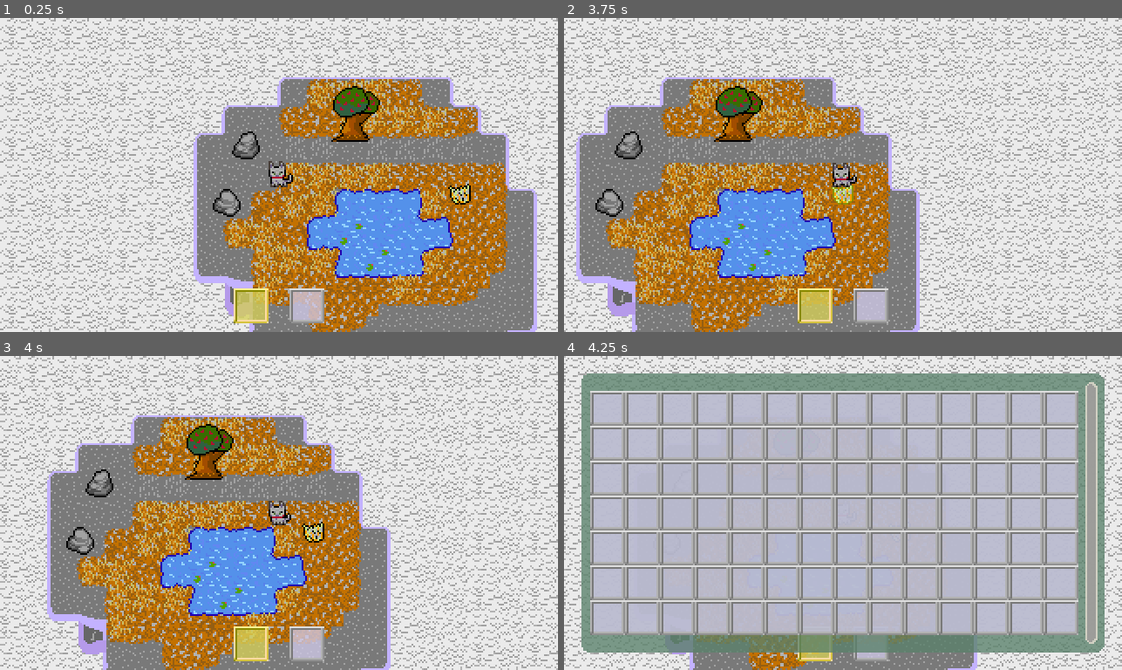
Above: before the commit, frames 1-4 (two rows, left to right).
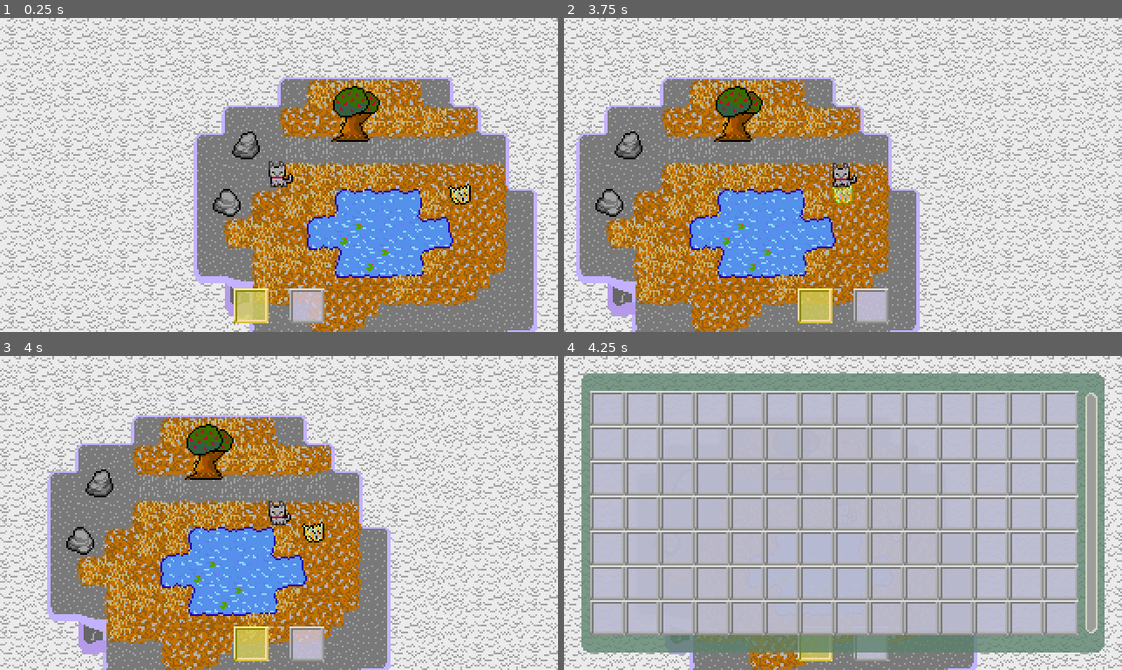
Above: after the commit, the same moments.

Repository: Tsunami014/SkyIslands
Game: Godot game, scene res://Main.tscn
Same seed, same stepped clock (60 frames per second), same inputs: the game is played once before the commit and once after it.
Inputs:
- Up to frame 1 (0.25 s): no input
- Up to frame 2 (3.75 s): tap Enter at 0.5 s; hold Right (move_right) 0.53-1.28 s; tap Tab (change_hotbar) at 0.6, 3.6 s; hold Down (move_down) 1.28-2.03 s; tap Space (collect) at 1.35 s; hold Right (move_right) 2.03-2.78 s; tap Alt at 2.1 s; hold Up (move_up) 2.78-3.53 s; tap Shift at 2.85 s; hold Left (move_left) from 3.53 s (still down)
- Up to frame 3 (4 s): keep holding Left (move_left)
- Up to frame 4 (4.25 s): keep holding Left (move_left); tap E (inventory) at 4.15 s

Frames 1-3 are identical in both runs. In frame 4, 0.2% of the frame differs, in the area x 93-96%, y 8-92%.

Commit message:
Made items show up in the inventory!

Diff:
--- a/game/Main.tscn
+++ b/game/Main.tscn
@@ -216,14 +216,8 @@
 script = ExtResource("9_wkp8b")
 metadata/_custom_type_script = "uid://bpfh1gnb20nrk"
 
-[node name="Inventory" type="Control" parent="Player/Camera2D"]
+[node name="Inventory" type="Panel" parent="Player/Camera2D"]
 unique_name_in_owner = true
-layout_mode = 3
-anchors_preset = 0
-script = ExtResource("10_wkp8b")
-
-[node name="Panel" type="Panel" parent="Player/Camera2D/Inventory"]
-layout_mode = 1
 anchors_preset = 8
 anchor_left = 0.5
 anchor_top = 0.5
@@ -236,8 +230,9 @@
 grow_horizontal = 2
 grow_vertical = 2
 theme_override_styles/panel = SubResource("StyleBoxFlat_wkp8b")
-
-[node name="TextureRect" type="NinePatchRect" parent="Player/Camera2D/Inventory/Panel"]
+script = ExtResource("10_wkp8b")
+
+[node name="Squares" type="NinePatchRect" parent="Player/Camera2D/Inventory"]
 layout_mode = 0
 offset_left = 5.0
 offset_top = 10.0
@@ -248,20 +243,20 @@
 axis_stretch_horizontal = 1
 axis_stretch_vertical = 1
 
-[node name="Scroll" type="Panel" parent="Player/Camera2D/Inventory/Panel"]
+[node name="Scroll" type="Panel" parent="Player/Camera2D/Inventory"]
 layout_mode = 0
 offset_left = 289.0
-offset_top = 5.0
+offset_top = 11.0
 offset_right = 296.0
-offset_bottom = 155.0
+offset_bottom = 149.0
 theme_override_styles/panel = SubResource("StyleBoxFlat_20pc6")
 
-[node name="Panel" type="Panel" parent="Player/Camera2D/Inventory/Panel/Scroll"]
+[node name="Panel" type="Panel" parent="Player/Camera2D/Inventory/Scroll"]
 layout_mode = 0
 offset_left = 1.0
 offset_top = 1.0
 offset_right = 6.0
-offset_bottom = 149.0
+offset_bottom = 137.0
 theme_override_styles/panel = SubResource("StyleBoxFlat_5vvyt")
 
 [connection signal="body_entered" from="Map/Rock" to="Map/Rock" method="_on_body_entered"]
--- a/game/inventory.gd
+++ b/game/inventory.gd
@@ -1,12 +1,29 @@
-extends Control
-
+extends Panel
+var inv = []
+var max_wid: int
 
 func _ready() -> void:
 	hide()
 	%Player.InventoryTick.connect(_tick)
+	Items.inventoryUpdate.connect(_update)
+	max_wid = int($Squares.size.x/20)
 
 func _tick() -> void:
 	pass
 
-func _process(_delta: float) -> void:
-	pass
+func _update() -> void:
+	var myinvln = len(inv)
+	var itsinvln = len(Items.inventory)
+	for i in range(max(myinvln, itsinvln)):
+		if i >= myinvln:
+			var nit = Inv_item.new()
+			nit.x = i % max_wid
+			nit.y = int(i / max_wid)
+			nit.nam = Items.inventory[i]
+			$Squares.add_child(nit)
+			inv.append(nit)
+		elif i >= itsinvln:
+			inv[i].queue_free()
+		else:
+			inv[i].nam = Items.inventory[i]
+	inv = inv.slice(0, itsinvln)
--- /dev/null
+++ b/game/inventoryItem.gd
@@ -0,0 +1,22 @@
+extends TextureRect
+class_name Inv_item
+
+@export var x: int
+@export var y: int
+@export var nam: String:
+	set(newnam):
+		if is_node_ready() and newnam != nam:
+			texture.region = Items.getImgRegion(nam)
+		nam = newnam
+var select: bool = false:
+	set(val):
+		if is_node_ready() and val != select:
+			var offs = 0 if val else 2
+			set_position(Vector2i(x*20 + offs, y*20 + offs))
+		select = val
+
+func _ready() -> void:
+	texture = AtlasTexture.new()
+	texture.atlas = preload("res://assets/items.png")
+	texture.region = Items.getImgRegion(nam)
+	set_position(Vector2i(x*20 + 2, y*20 + 2))
--- a/game/items.gd
+++ b/game/items.gd
@@ -7,7 +7,7 @@
 static var hotbarSel: int = 0
 static var maxHotbar: int = 0
 
-static func getImgRegion(name: String) -> Rect2:
+func getImgRegion(name: String) -> Rect2:
 	var vec = null
 	match name:
 		"apple":
Not shown, added: game/inventoryItem.gd.uid
